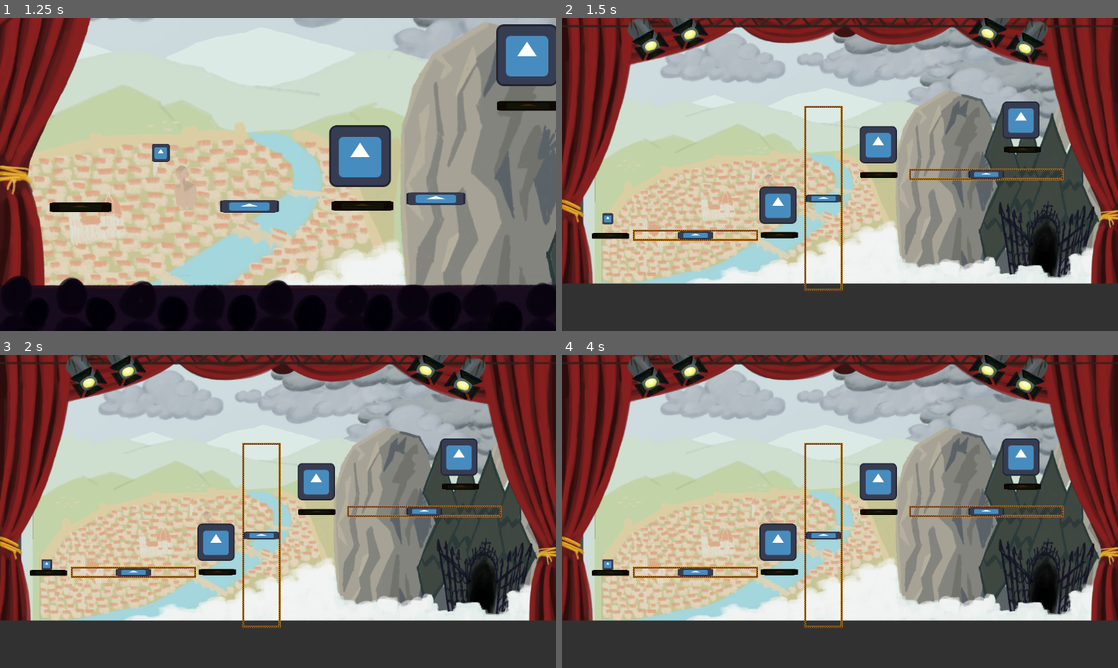
Above: before the commit, frames 1-4 (two rows, left to right).
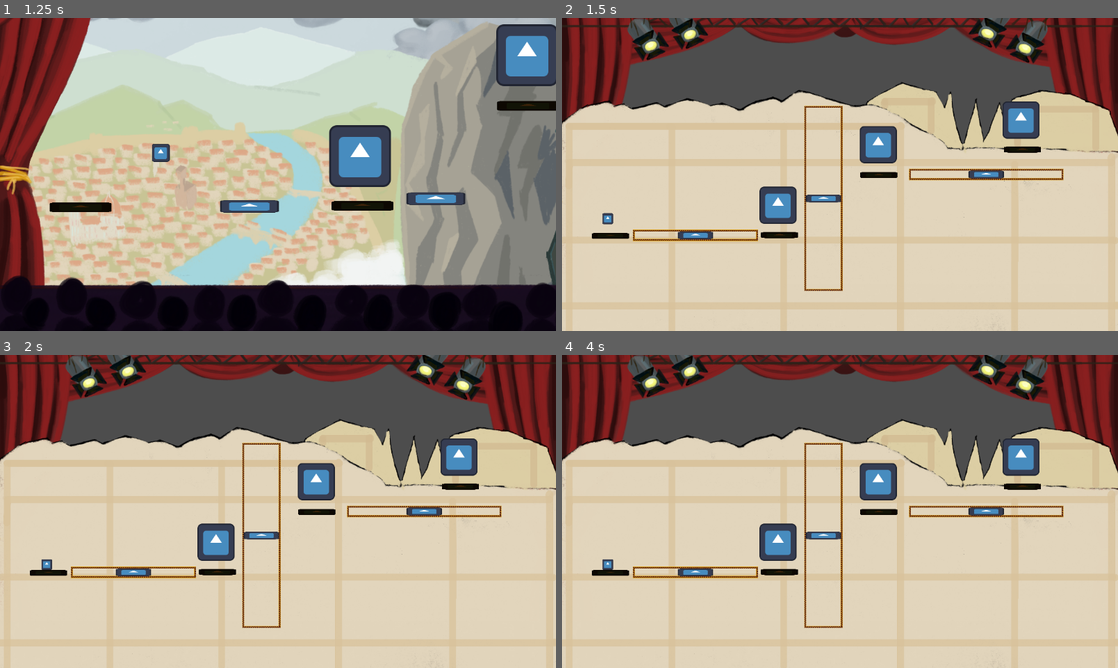
Above: after the commit, the same moments.

Repository: danigeri/Brackeys-Game-Jam
Game: Godot game, scene res://scenes/GameLoop/game_loop.tscn
The game is run twice, just before and just after one commit, with the same random seed, the same clock (stepped at 60 frames per second) and the same inputs. The engine's default icon, where the game draws it, is replaced by a stand-in: a white triangle on a blue panel in a dark square.
Inputs (mouse positions are in pixels of both pictures, inside the frame that each line leads up to):
- Up to frame 1 (1.25 s): move the mouse to (227, 205) at 0.52 s; press the mouse at (227, 205) at 0.53 s; hold Right (right) from 0.53 s (still down); tap Up (up) at 0.77 s
- Up to frame 2 (1.5 s): keep holding Right (right); move the mouse to (995, 199) at 1.27 s; release the mouse at (995, 199) at 1.28 s; tap G (ghost_run) at 1.35 s; click (995, 199) at 1.42 s
- Up to frame 3 (2 s): keep holding Right (right); tap Up (up) at 1.52 s
- Up to frame 4 (4 s): move the mouse to (984, 511) at 2.02 s; release Right (right) at 2.03 s; hold Left (left) 2.03-2.78 s; tap P (player_run) at 2.1 s; click (984, 511) at 2.17 s; move the mouse to (812, 574) at 2.77 s; hold Right (right) from 2.78 s (still down); click (812, 574) at 2.85 s; tap Up (up) at 3.02, 3.77 s; move the mouse to (1006, 558) at 3.52 s; tap G (ghost_run) at 3.6 s

Frame 1 is identical in both runs. In frame 2, 71% of the frame differs, in the area x 0-100%, y 2-100%; in frame 3, 71%; in frame 4, 71%.

Commit message:
Ghost background added to Act1

Diff:
--- a/scenes/Act1/Act1.tscn
+++ b/scenes/Act1/Act1.tscn
@@ -1,15 +1,22 @@
 [gd_scene format=3 uid="uid://dc6mlfql3moyl"]
 
+[ext_resource type="Script" uid="uid://dbmomybyv6vrt" path="res://scenes/Act1/act_1.gd" id="1_ae7cj"]
 [ext_resource type="PackedScene" uid="uid://cmvu72hfj0uu4" path="res://scenes/Platform/platform.tscn" id="1_ftaa2"]
+[ext_resource type="Texture2D" uid="uid://chr4e1qn4xo55" path="res://scenes/Act1/act1_ghost_placeholder.png" id="2_hsu0a"]
 [ext_resource type="PackedScene" uid="uid://c7xrocq7m8k0u" path="res://scenes/Ground/ground.tscn" id="2_yofwx"]
 [ext_resource type="PackedScene" uid="uid://562kr87tx0wf" path="res://scenes/Parallax/environment.tscn" id="3_yofwx"]
 [ext_resource type="PackedScene" uid="uid://bn7lxk0ph8aym" path="res://scenes/Star/star.tscn" id="4_star"]
 [ext_resource type="PackedScene" uid="uid://bwaevcirj6oib" path="res://scenes/KillZone/kill_zone.tscn" id="5_killzone"]
 
 [node name="Act1" type="Node2D" unique_id=858034748]
+script = ExtResource("1_ae7cj")
 
 [node name="Environment" parent="." unique_id=1633693839 instance=ExtResource("3_yofwx")]
 position = Vector2(644, 298)
+
+[node name="GhostBackground" type="Sprite2D" parent="." unique_id=1366409566]
+visible = false
+texture = ExtResource("2_hsu0a")
 
 [node name="Platform" parent="." unique_id=466164217 instance=ExtResource("1_ftaa2")]
 position = Vector2(-499, 210)
--- /dev/null
+++ b/scenes/Act1/act_1.gd
@@ -0,0 +1,13 @@
+extends Node2D
+
+@onready var environment: Node2D = $Environment
+@onready var ghost_background: Sprite2D = $GhostBackground
+
+# Called when the node enters the scene tree for the first time.
+func _ready() -> void:
+	GameEvents.ghost_mode_on.connect(_handle_ghost_mode_on)
+
+
+func _handle_ghost_mode_on(is_on: bool):
+	environment.visible = not is_on
+	ghost_background.visible = is_on
Binary file added: scenes/Act1/act1_ghost_placeholder.png
Not shown, added: scenes/Act1/act1_ghost_placeholder.png.import
Not shown, added: scenes/Act1/act_1.gd.uid
